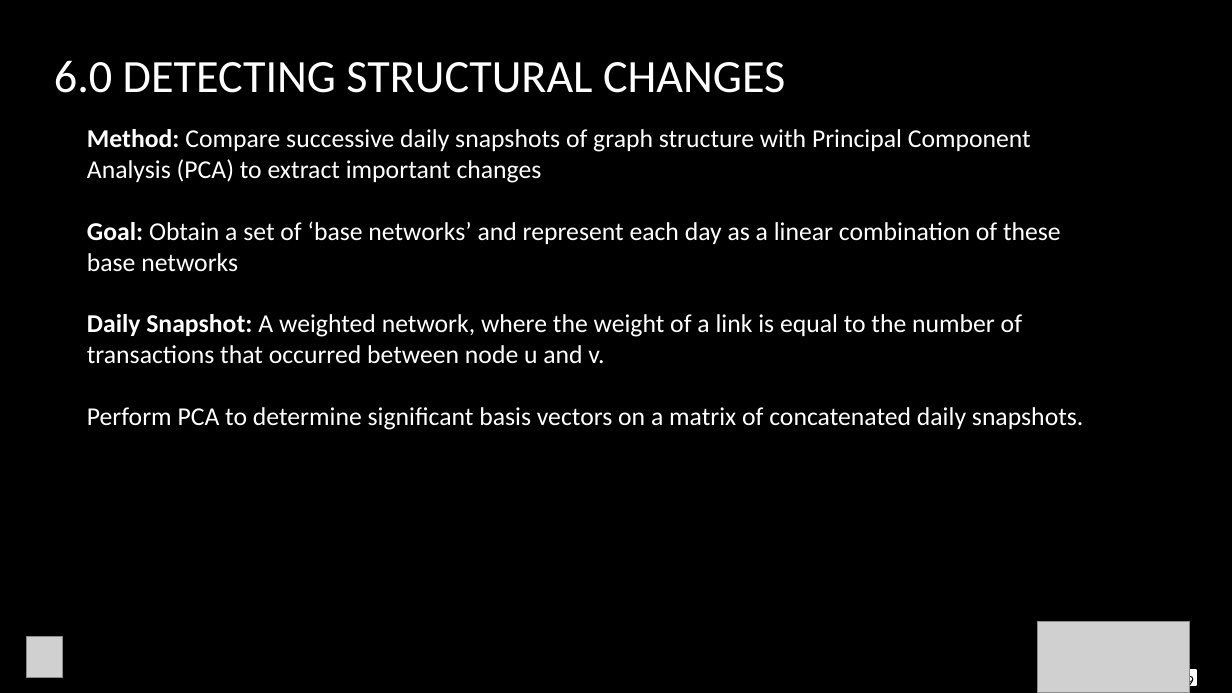
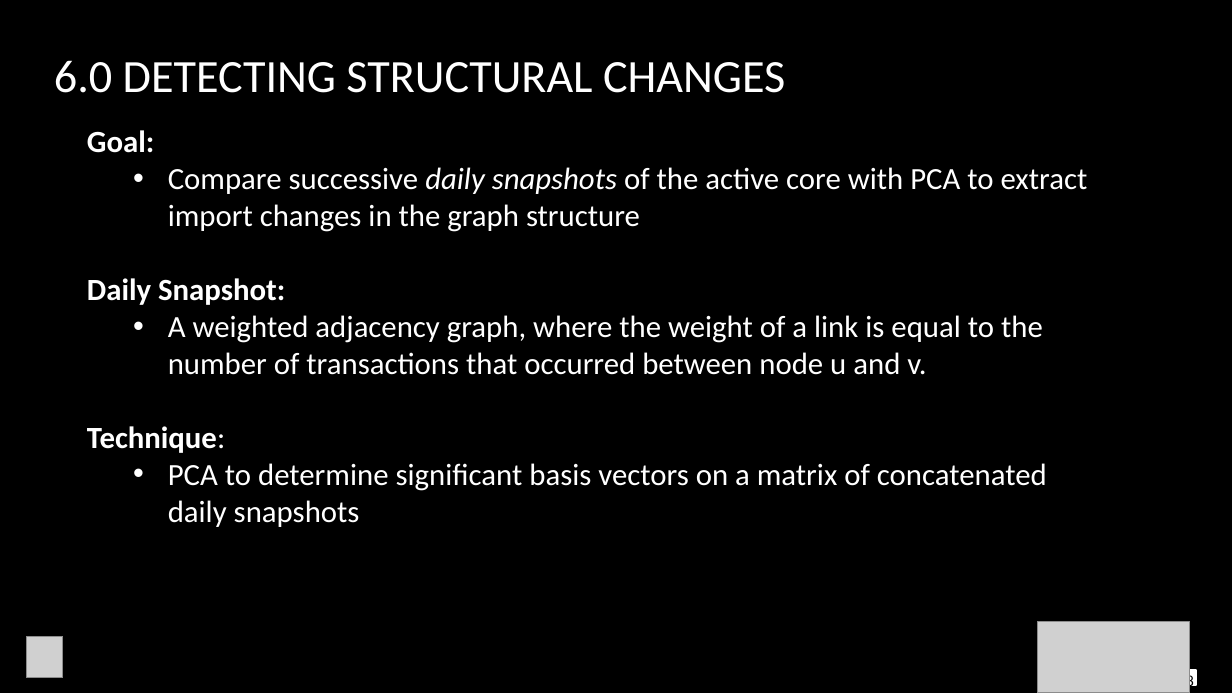
Before and after one commit to sanjifr3/data-analytics, a slide deck: slide 8 of project/ethereum/presentation/Paper Presentation.pptx (slide 9 before the commit). Drawn at 1232x693 pixels with LibreOffice and Linux fonts; fonts in the diff are those of the drawing; grey boxes stand for pictures; background and template pictures are left out. Boxes give left, top, right and bottom in pixels: in the first picture for what was removed or moved away, otherwise in the second. Text is boxed around its words. In the diff, an @@ line names an element or a change of style, - is before the commit and + after.

```diff
--- a/project/ethereum/presentation/Paper Presentation.pptx
+++ b/project/ethereum/presentation/Paper Presentation.pptx
@@ text at (x1=87, y1=130, x2=1088, y2=527): text changed; size 20 to 24 pt @@
-Method: Compare successive daily snapshots of graph structure with Principal Component Analysis (PCA) to extract important changes
-Goal: Obtain a set of ‘base networks’ and represent each day as a linear combination of these base networks
-Daily Snapshot: A weighted network, where the weight of a link is equal to the number of transactions that occurred between node u and v.
-Perform PCA to determine significant basis vectors on a matrix of concatenated daily snapshots.
+Goal:
+  • Compare successive daily snapshots of the active core with PCA to extract import changes in the graph structure
+Daily Snapshot:
+  • A weighted adjacency graph, where the weight of a link is equal to the number of transactions that occurred between node u and v.
+Technique:
+  • PCA to determine significant basis vectors on a matrix of concatenated daily snapshots
@@ page number at (x1=1186, y1=673, x2=1194, y2=691): text changed @@
-9
+8
```
Also in this commit, not shown: 8 other slides changed, 1 slide added, 11 slides removed, 3 other files.
